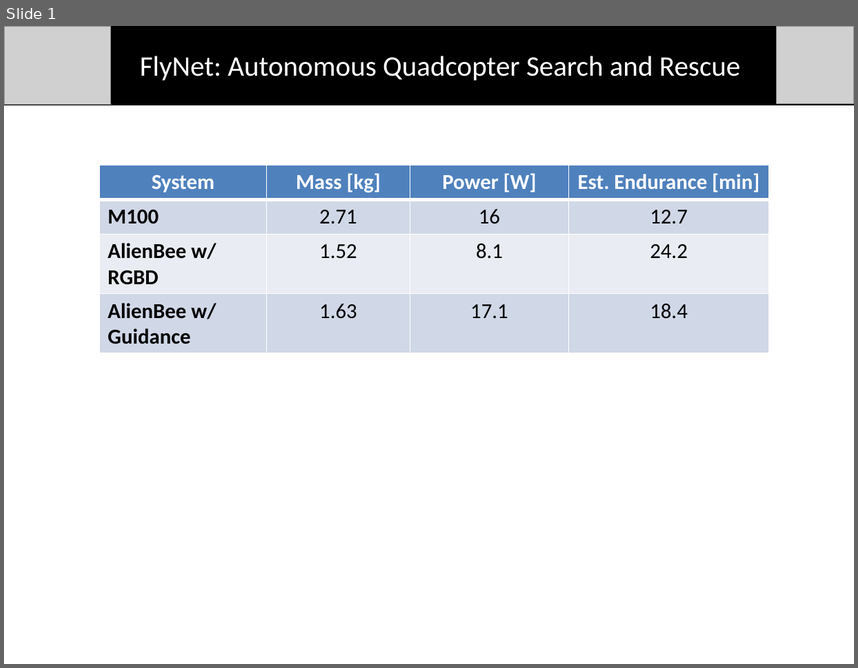
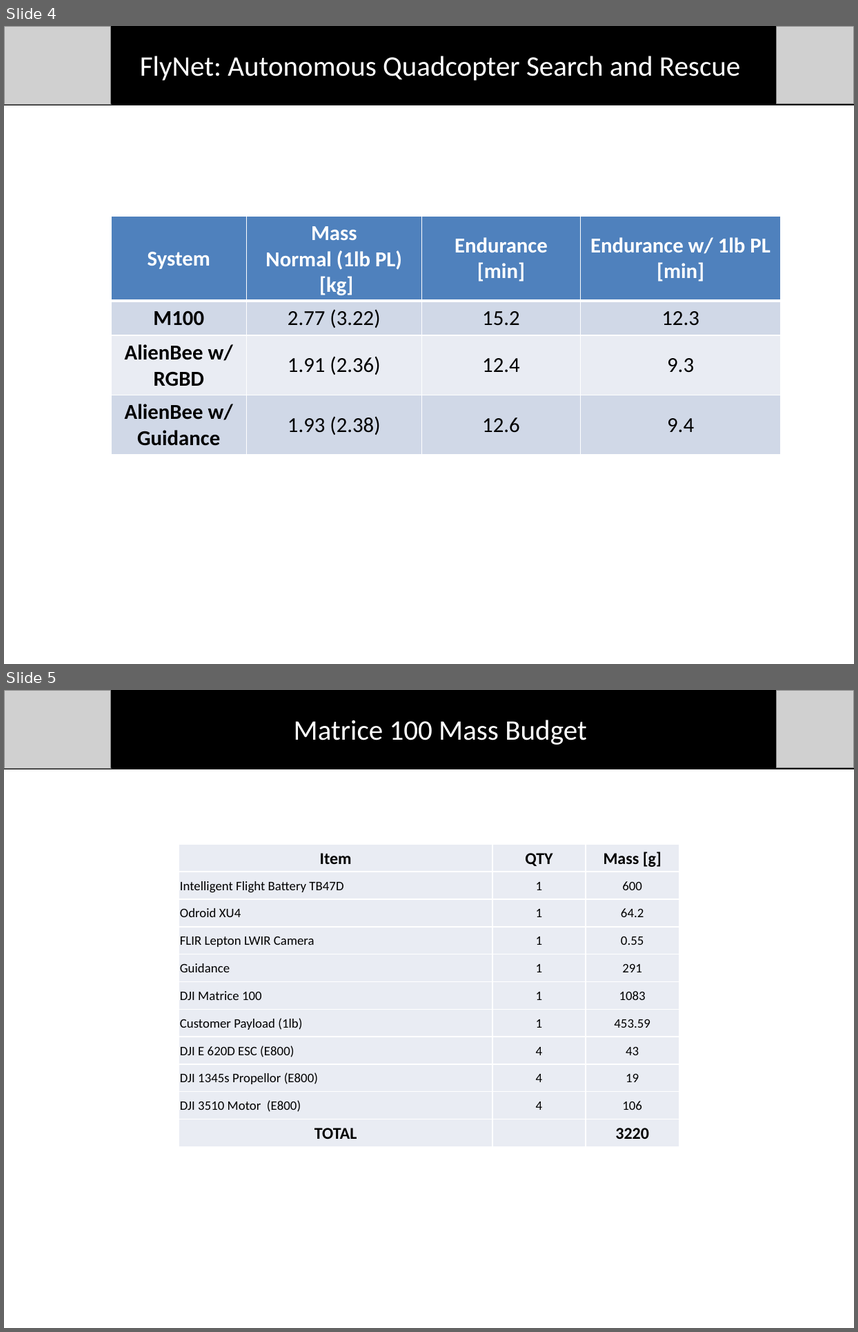
Before and after one commit to dtbinh/FlyNet, a slide deck: Presentations/Mid Semester Review/Individual_Slides/Tyler/Slide template.pptx. Shown one above the other, each under a label of ours: slide 1 before the commit, slides 4 and 5 after it. The pictures are 858x668 and 858x1332 pixels, drawn with LibreOffice and Linux fonts; fonts in the diff are those of the drawing; grey boxes stand for pictures. Boxes give left, top, right and bottom in pixels: in the first picture for what was removed or moved away, otherwise in the second. Text is boxed around its words. In the diff, an @@ line names an element or a change of style, - is before the commit and + after.

Commit message:
Additions to the code and power budgets for MSR

```diff
--- a/Presentations/Mid Semester Review/Individual_Slides/Tyler/Slide template.pptx
+++ b/Presentations/Mid Semester Review/Individual_Slides/Tyler/Slide template.pptx
@@ slide 5 added at bbox=[4, 690, 854, 1328], background #FFFFFF @@
@@ group added at bbox=[4, 690, 854, 768]: 2 pictures, 1 line, 1 rectangle, 1 text @@
+Matrice 100 Mass Budget
@@ table added at bbox=[179, 844, 680, 1147], 11 rows, 3 columns @@
+Item | QTY | Mass [g]
+Intelligent Flight Battery TB47D | 1 | 600
+Odroid XU4 | 1 | 64.2
+FLIR Lepton LWIR Camera | 1 | 0.55
+Guidance | 1 | 291
+DJI Matrice 100 | 1 | 1083
+Customer Payload (1lb) | 1 | 453.59
+DJI E 620D ESC (E800) | 4 | 43
+DJI 1345s Propellor (E800) | 4 | 19
+DJI 3510 Motor (E800) | 4 | 106
+TOTAL |  | 3220
@@ what was slide 1 is now slide 4 @@
@@ slide 4 changed as well @@
@@ table at bbox=[111, 216, 780, 454] @@
-row 1: System | Mass [kg] | Power [W] | Est. Endurance [min]
+row 1: System | Mass / Normal (1lb PL) / [kg] | Endurance [min] | Endurance w/ 1lb PL [min]
-row 2: M100 | 2.71 | 16 | 12.7
+row 2: M100 | 2.77 (3.22) | 15.2 | 12.3
-row 3: AlienBee w/ RGBD | 1.52 | 8.1 | 24.2
+row 3: AlienBee w/ RGBD | 1.91 (2.36) | 12.4 | 9.3
-row 4: AlienBee w/ Guidance | 1.63 | 17.1 | 18.4
+row 4: AlienBee w/ Guidance | 1.93 (2.38) | 12.6 | 9.4
@@ alignment left to centre @@
@@ table: place and size @@
-table at bbox=[99, 165, 769, 352]
+table at bbox=[111, 216, 780, 454]
```
Also in this commit, not shown: 3 other slides added, 2 slides removed, 5 other files.
